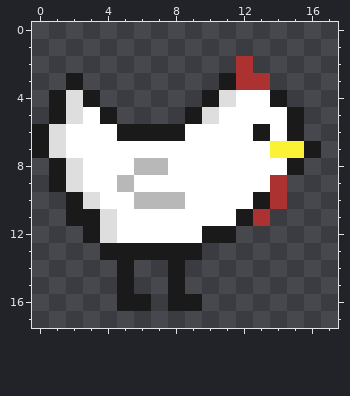
One commit to this pixel-art sprite: hommlite/assets/combat/units/chicken4.png. That is the earlier state.
The file is 18x18 pixels.
Now the later version:
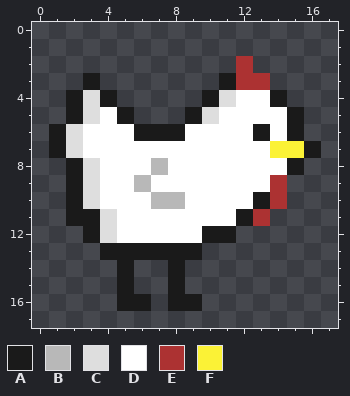
Palette (. is transparent): A #1a1a1a  B #b8b8b8  C #dedede  D #ffffff  E #ac3232  F #fbf236
Diff:
Changed rows in their new state; - is an unchanged pixel.
first column x 0:
 3 --.A---
 4 -.ACA--
 5 -.ACDA-
 6 .AC--D-
 7 .AC----
 8 -.AC--D
 9 -.AC-DB
10 ------D
Boxes around the changes in both pictures, in picture pixels (x1, y1, x2, y2):
changed: (32, 73, 151, 209)
